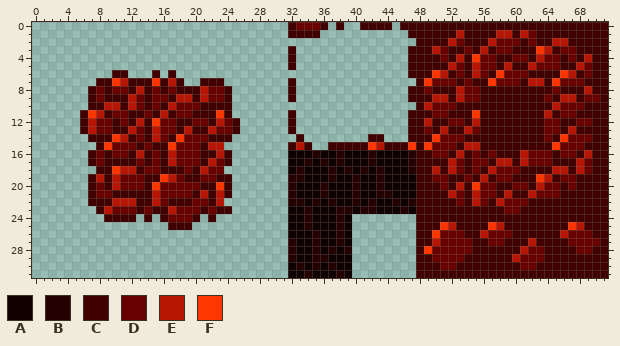
Edited in one commit: sprite sheet (mountain.png). This is how it looked before the edit.
The file is 72x32 pixels.
Palette (. is transparent): A #100000  B #240000  C #410000  D #690000  E #b61603  F #ff3600
Pixels before, first column x 6:
 0 ..........................CDDDC.C..CCCC.CCCCCCCCCCCCCCCCCCCCCCCCCC
 1 ..........................CCCC...........CCCCCCECCCCEECEDCCCCCCCCC
 2 ..........................................CCCCEDCCCEDDDCDCCEECCCCC
 3 ..........................C..............CCCEDCCDCECDDCCCFECDDCCCC
 4 ..........................C..............CCCCDCECFDDCCDDCEDDCDCECC
 5 ..........................C..............CCCCCEDCEDDCECCEDDDCCEDCC
 6 ....CC...C.C.............................CCCFECDCEDCFDDDCCCCFECDCC
 7 ..CCFECCCFCEC..CCC........C...............CFDDDCDCCFDDDCEECFDDDCCC
 8 .CDCDDCECDCDCCCEDDC.......C..............CCDCCCEDDCCCCCCCCCDCCCECC
 9 .CDCCCEDCDDCEECEDDC.......C..............CCCEECEDDCCCCCCCCDCEECDDC
10 .CCEECEDCDCEDDDCCCC.......................CEDDDCCCCCCCCCCCCEDDDCCC
11 CFECDDCCDCECDDCCCFC.......C..............CCCDDCCCFCCCCCCCCECDDCCCC
12 CEDDCDCECFDDCCDDCEDC......C..............CCECCDDCECCCCCCCCDDCCDDCC
13 CEDDCCEDCEDDCECCEDDC......C..............CCDCECCEDCCCCCCCCDDCECCCC
14 .CCCFECDCEDCFDDDCCC........C........CC...CCCFDDDCCCCCCCCCCDCFDDDCC
15 ..CFDDDCDCCFDDDCEE........CEC..CCCCCFECCCFCFDDDCEECCCCCCCCCFDDDCCC
16 .CDCDDCECDCEDDDCCEC.......AAABAABAAABAAAABCCDDCECDCDCCCEDDDCDDCECC
17 .CDCCCCDCDCEDDDCEDC.......AABABABAAABAAAABCCCCEDCDDCEECEDDDCCCEDCC
18 ..CCFEECDDCCCDCEDD........ABAAABABABABAAABCCECEDCDCEDDDCCCCEECEDCC
19 .CECEDDDCCFEDCCDDCC.......BBAAABAABAABAAAACCDDCCDCECDDCCCFECDDCCCC
20 .CDCEDDDCFDDDDDCCFC.......BAAABAAABAABAAAACCCDCECFDDCCDDCEDDCDCCCC
21 .CDDCCCCCEDDDDCECEC.......BAAABAAABAABBAAACCCCEDCEDDCECCEDDDCCCCCC
22 .CCCEEECCEDCCCDDCE........BBABABAABABAABABCCCCCDCEDCEDDDCCCCCCCCCC
23 ..CEDDDCDCCEDDDCDCC.......AABAAABBABBAAABACCCCCCCCCCCDDCCCCCCCCCCC
24 ...CCCC.C.CDDDC.C.........AABAAABA........CCCCCCCCCCCCCCCCCCCCCCCC
25 ...........CCC............AABAAABA........CCCFECCCCFECCCCCCCCFECCC
26 ..........................AAABAABA........CCFDDDCCEDDDCCCCCCEDDDCC
27 ..........................BAABAABA........CCEDDDDCCDDCCCECCCCDDDDC
28 ..........................BAABABAB........CFDDDDDCCCCCCEDDCCCCDDCC
29 ..........................BAABBAAA........CCDDDDCCCCCCEDDDCCCCCCCC
30 ..........................ABABABAA........CCCDDCCCCCCCCDDCCCCCCCCC
31 ..........................AABAAABA........CCCCCCCCCCCCCCCCCCCCCCCC
Now the later version:
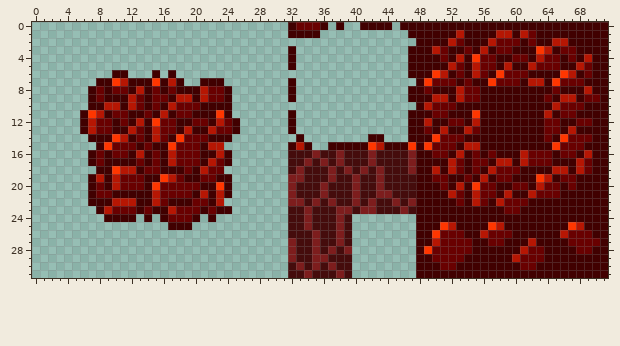
Message: Leveling up and wastes-mountain boundary.
Changes in this commit:
colour A: #100000 -> #450c0c
colour B: #240000 -> #7d1d1d
